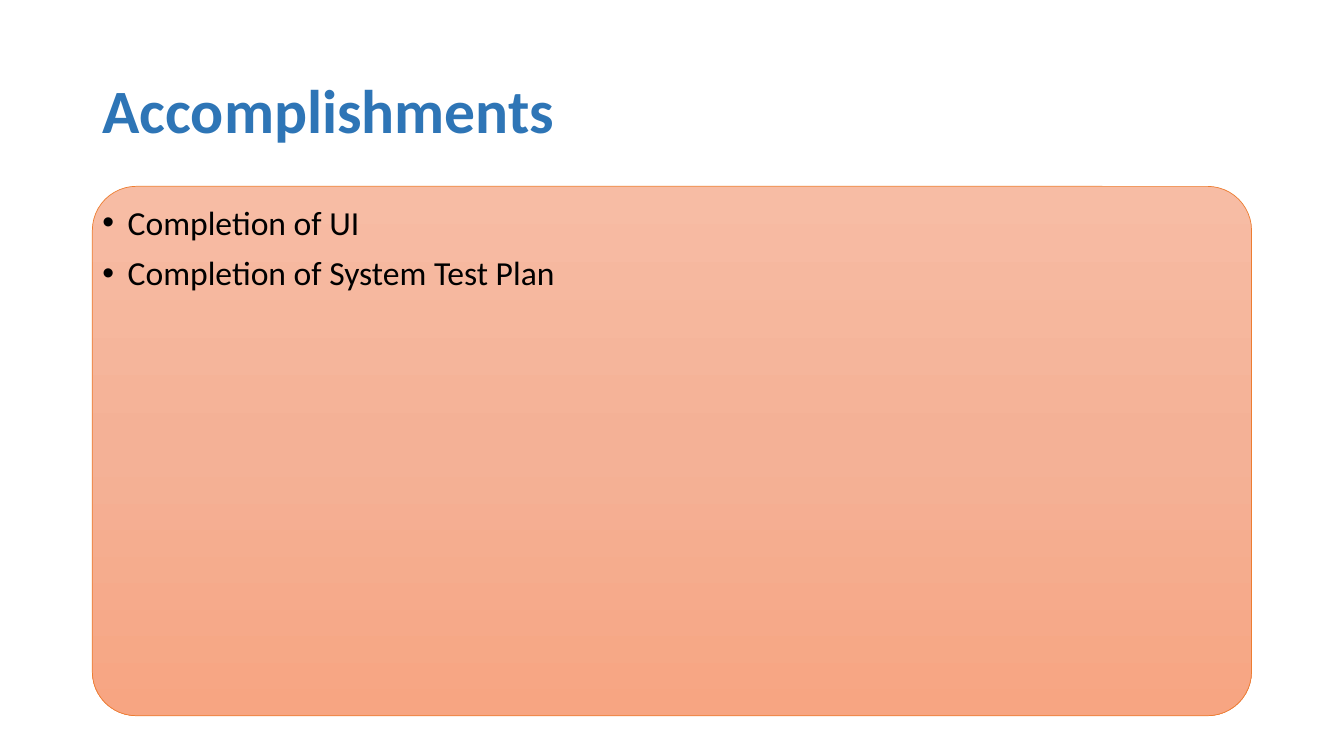
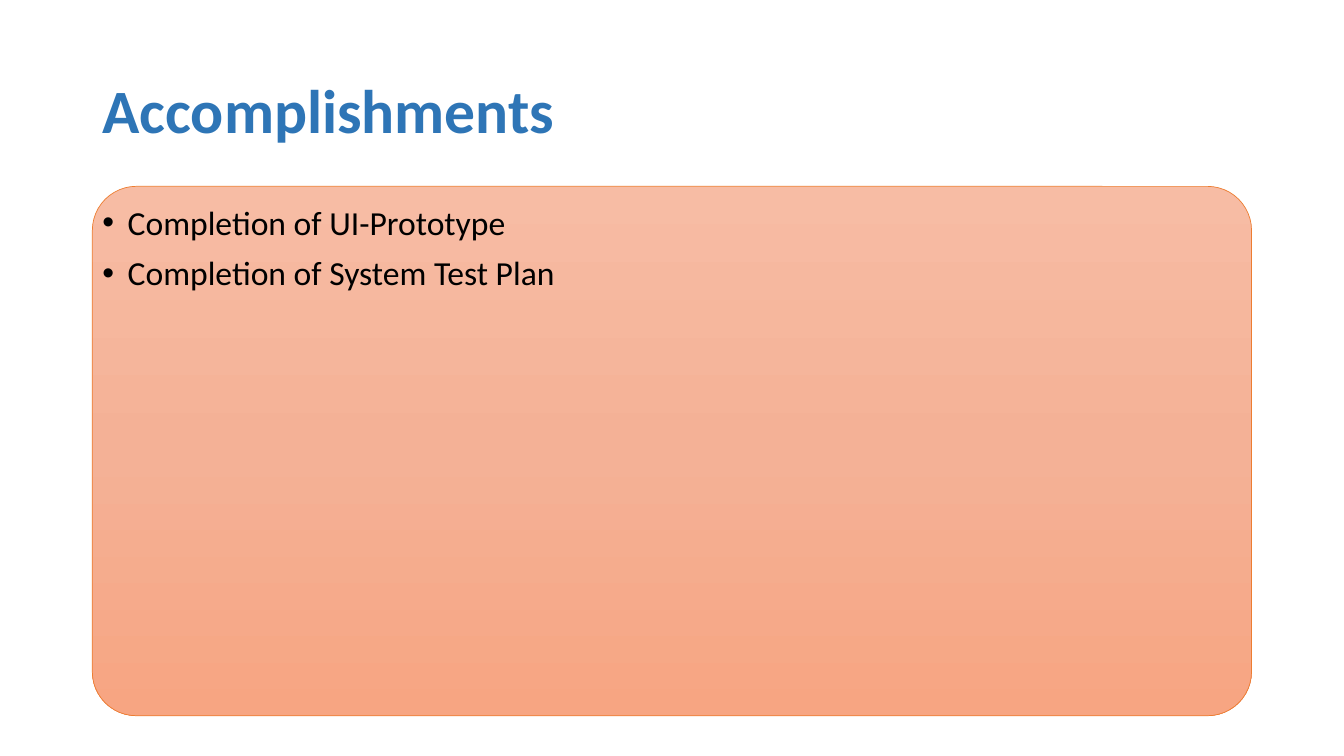
Before and after one commit to Bbulicki/MarchingMasters, a slide deck: slide 2 of Documents/Meeting Updates/MarchingMasters-0427.pptx. Drawn at 1344x756 pixels with LibreOffice and Linux fonts; fonts in the diff are those of the drawing. Boxes give left, top, right and bottom in pixels: in the first picture for what was removed or moved away, otherwise in the second. Text is boxed around its words. In the diff, an @@ line names an element or a change of style, - is before the commit and + after.

```diff
--- a/Documents/Meeting Updates/MarchingMasters-0427.pptx
+++ b/Documents/Meeting Updates/MarchingMasters-0427.pptx
@@ text at (x1=128, y1=211, x2=505, y2=241): text changed @@
-• Completion of UI
+• Completion of UI-Prototype
```
Also in this commit, not shown: 1 other slide changed, 1 other file.
